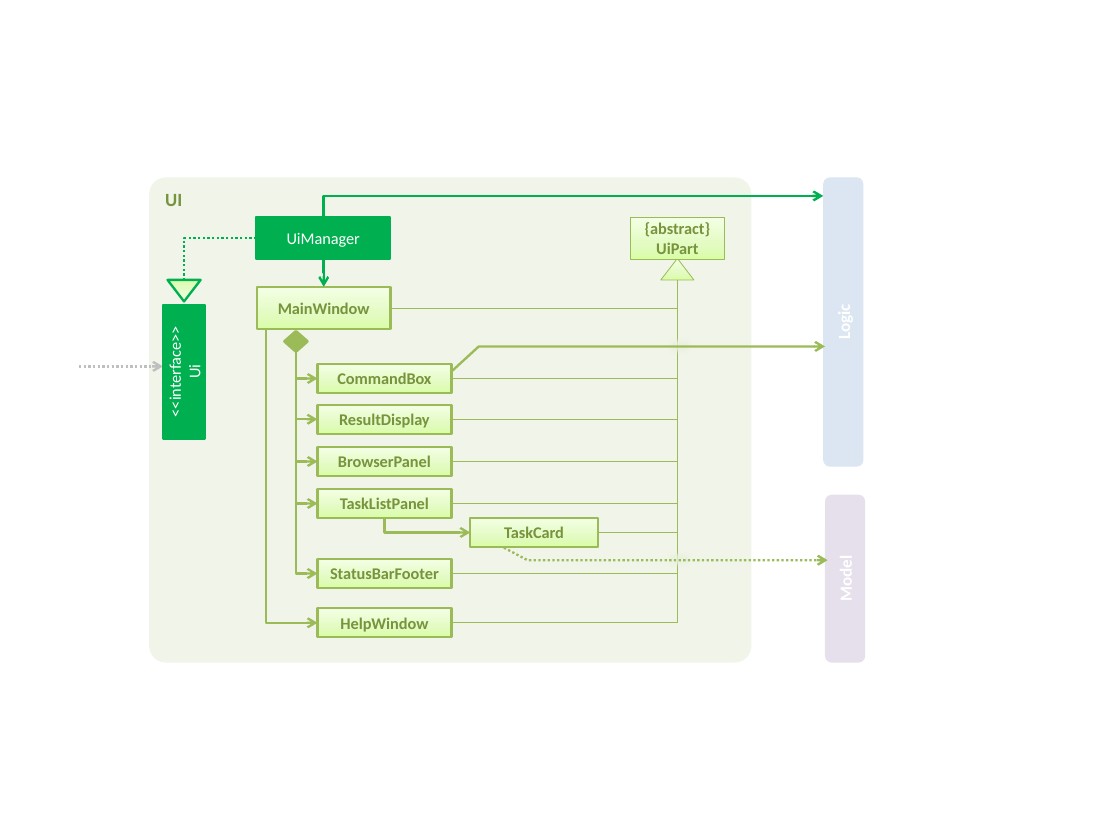
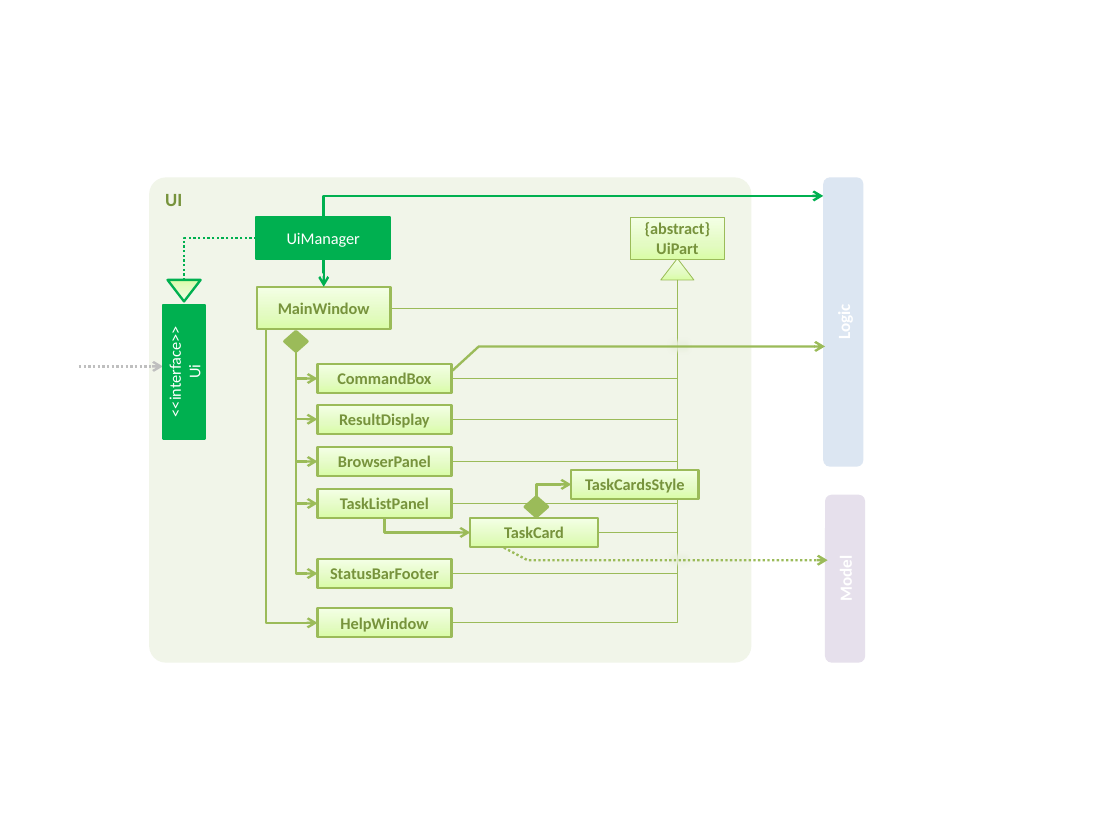
Before and after one commit to zeticous/main, a slide deck: slide 1 of docs/diagrams/UiComponentClassDiagram.pptx. Drawn at 1120x840 pixels with LibreOffice and Linux fonts; fonts in the diff are those of the drawing. Boxes give left, top, right and bottom in pixels: in the first picture for what was removed or moved away, otherwise in the second. Text is boxed around its words. In the diff, an @@ line names an element or a change of style, - is before the commit and + after.

```diff
--- a/docs/diagrams/UiComponentClassDiagram.pptx
+++ b/docs/diagrams/UiComponentClassDiagram.pptx
@@ rectangle added at (571, 470, 699, 500), fill gradient #DAFDA7 to #E4FCC2 to #F5FFE7, outline #9BBB59 1.5 pt, 10.5 pt, text #77933C, bold @@
+TaskCardsStyle
@@ diamond added at (525, 497, 548, 517), fill #9BBB59, outline #9BBB59 2 pt @@
@@ elbow arrow added from (536, 497) to (571, 485), #9BBB59 1.5 pt @@
```
Also in this commit, not shown: 5 other files.
